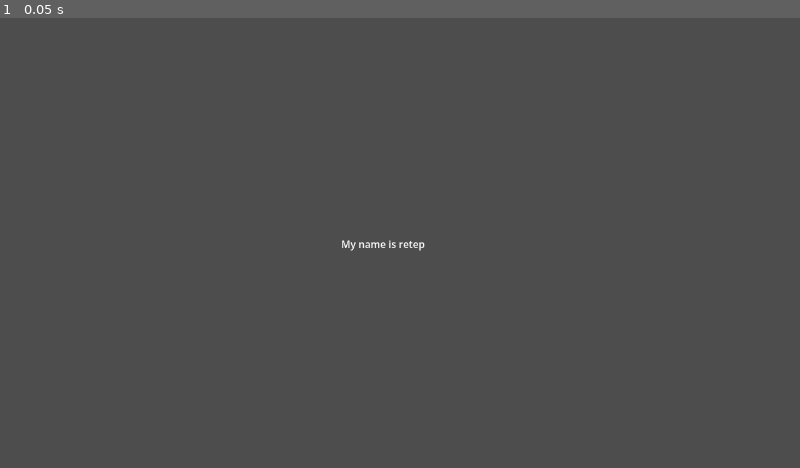
Above: before the commit, frame 1.
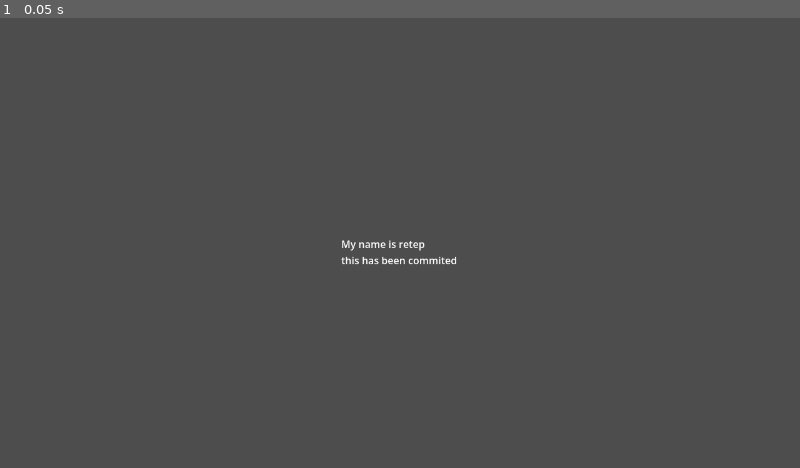
Above: after the commit, the same moment.

Repository: Zarellan/godot_integration_test
Game: Godot game, scene res://Scene/my_world.tscn
Same seed, same stepped clock (60 frames per second), same inputs: the game is played once before the commit and once after it.
Inputs:
- Up to frame 1 (0.05 s): no input

The runs differ from the first frame. In frame 1, 0.1% of the frame differs, in the area x 42-57%, y 53-55%.

Commit message:
this has been commited

Diff:
--- a/Scene/my_world.tscn
+++ b/Scene/my_world.tscn
@@ -9,4 +9,5 @@
 offset_top = 350.0
 offset_right = 705.0
 offset_bottom = 386.0
-text = "My name is retep"
+text = "My name is retep
+this has been commited"
--- a/project.godot
+++ b/project.godot
@@ -10,7 +10,7 @@
 
 [application]
 
-config/name="integrate_test"
+config/name="integrate_test2"
 run/main_scene="uid://dbho2gwomp3eg"
 config/features=PackedStringArray("4.6", "Mobile")
 config/icon="res://icon.svg"
